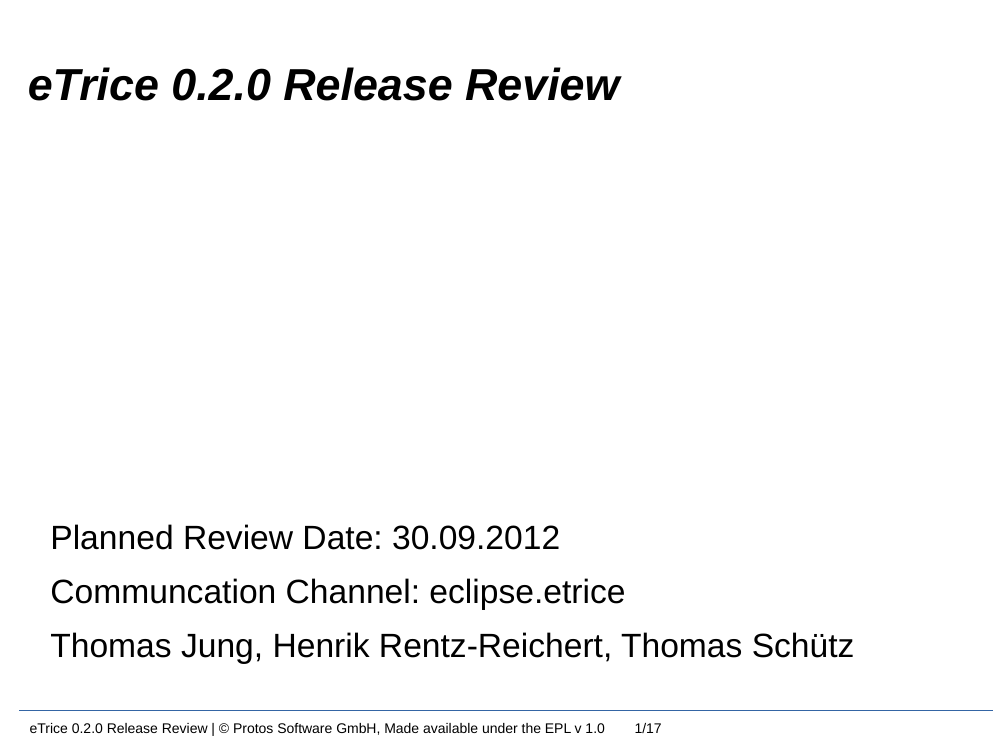
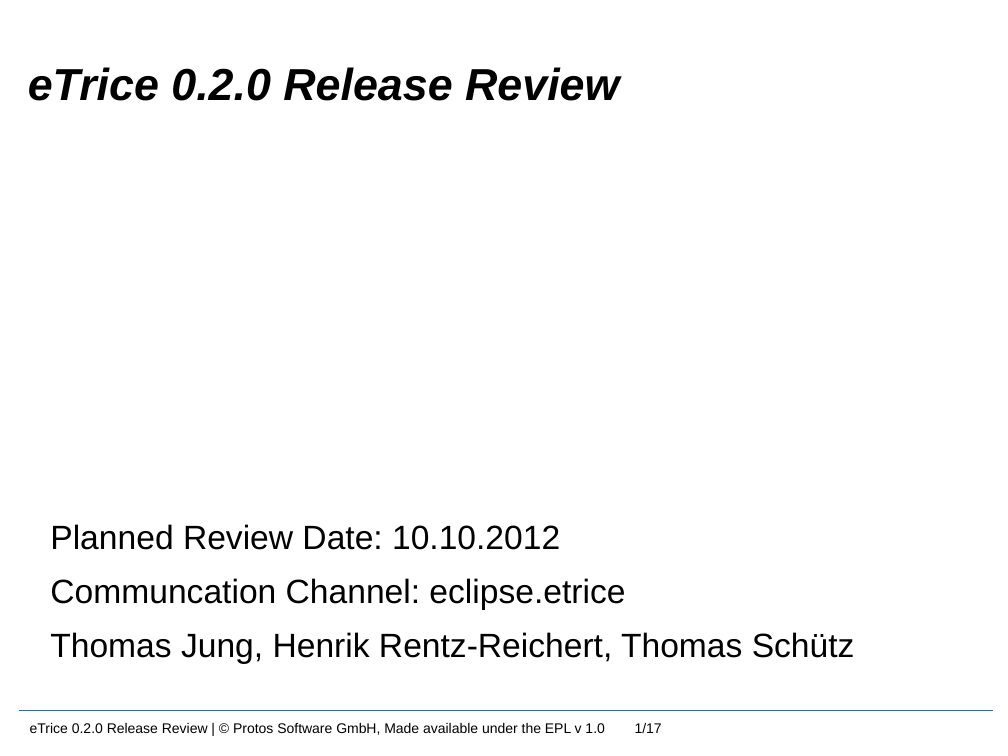
Before and after one commit to protossoftware/etrice, a slide deck: slide 1 of orga/releases/0.2/etrice-0.2.0-release-review.odp. Drawn at 1008x756 pixels with LibreOffice and Linux fonts; fonts in the diff are those of the drawing; background and template pictures are left out. Boxes give left, top, right and bottom in pixels: in the first picture for what was removed or moved away, otherwise in the second. Text is boxed around its words. In the diff, an @@ line names an element or a change of style, - is before the commit and + after.

Commit message:
[orga] changed review data to 10.10.2012

```diff
--- a/orga/releases/0.2/etrice-0.2.0-release-review.odp
+++ b/orga/releases/0.2/etrice-0.2.0-release-review.odp
@@ subtitle at box(50, 524, 560, 550): text changed @@
-Planned Review Date: 30.09.2012
+Planned Review Date: 10.10.2012
```
Also in this commit, not shown: 1 other file.
